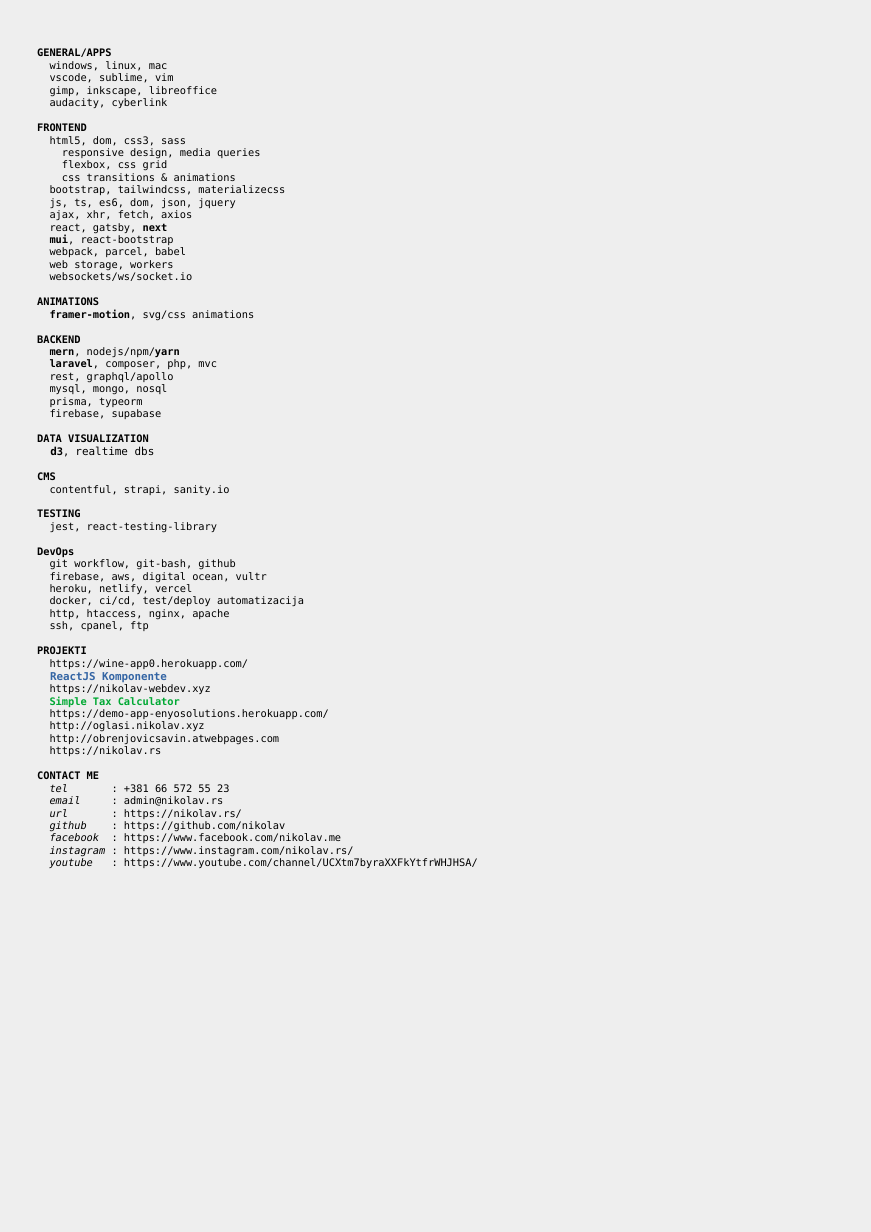
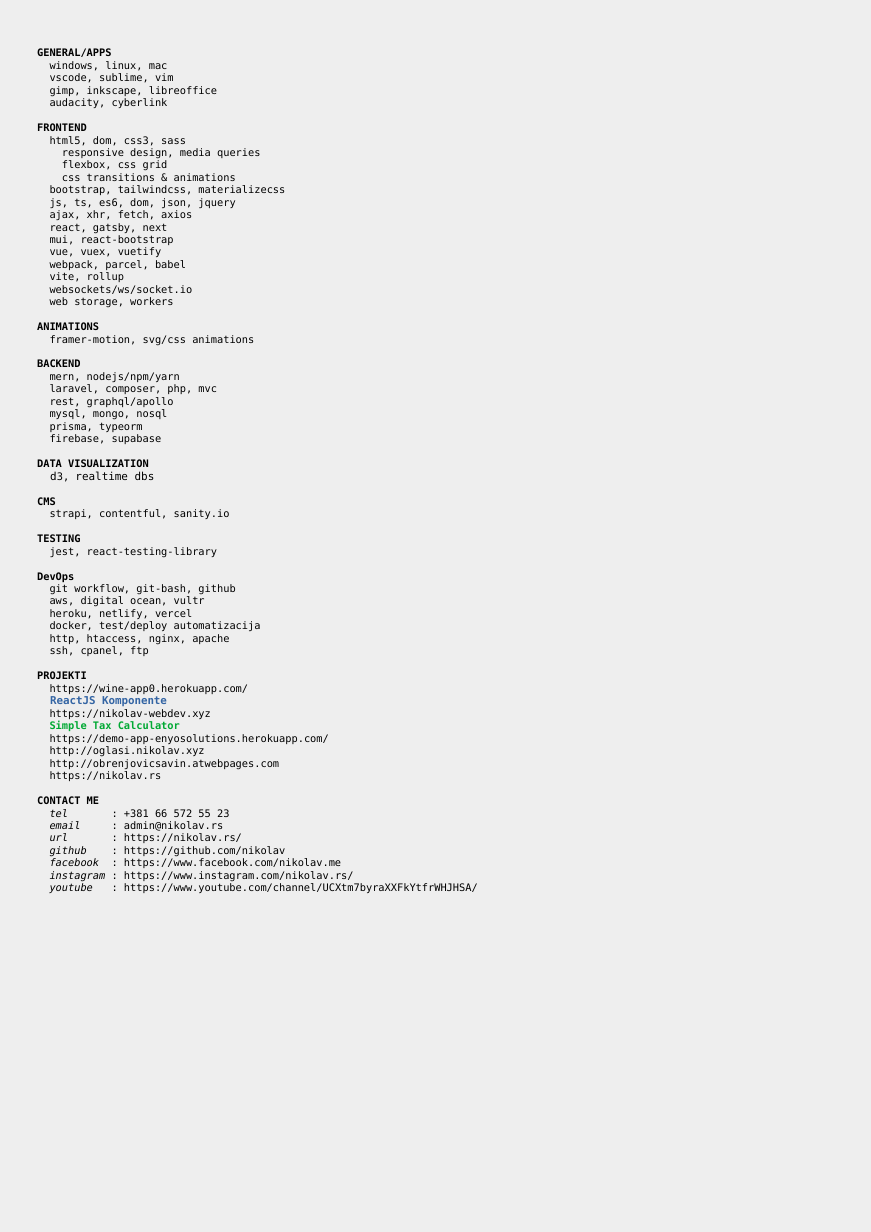
Before and after one commit to nikolav/nikolav.rs, a slide deck: slide 1 of etc/nikolav-tech.odp. Drawn at 871x1232 pixels with LibreOffice and Linux fonts; fonts in the diff are those of the drawing. Boxes give left, top, right and bottom in pixels: in the first picture for what was removed or moved away, otherwise in the second. Text is boxed around its words. In the diff, an @@ line names an element or a change of style, - is before the commit and + after.

```diff
--- a/etc/nikolav-tech.odp
+++ b/etc/nikolav-tech.odp
@@ text at (50,223,254,480): bold off in "next", "mui,", "framer-motion,", "mern, nodejs/npm/yarn" and 2 more places @@
@@ text at (50,247,161,257): paragraph added @@
+vue, vuex, vuetify
@@ text at (50,272,193,294): paragraphs added @@
+vite, rollup
+websockets/ws/socket.io
@@ text at (50,272,193,281): paragraph removed @@
-websockets/ws/socket.io
@@ text at (50,509,230,519): text changed @@
-contentful, strapi, sanity.io
+strapi, contentful, sanity.io
@@ text at (50,596,205,607): text changed @@
-firebase, aws, digital ocean, vultr
+aws, digital ocean, vultr
@@ text at (50,621,261,631): text changed @@
-docker, ci/cd, test/deploy automatizacija
+docker, test/deploy automatizacija
```
Also in this commit, not shown: 1 other file.
